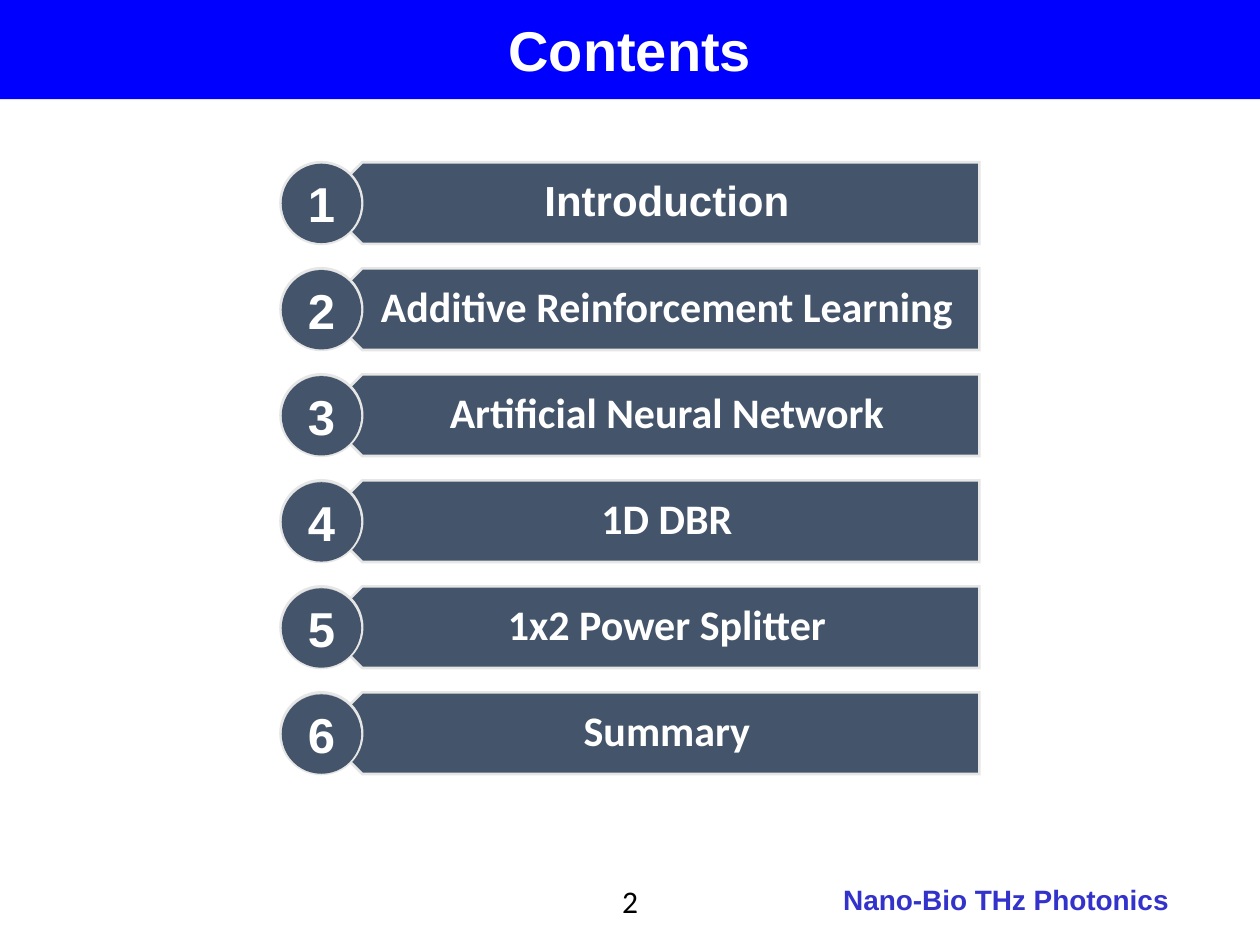
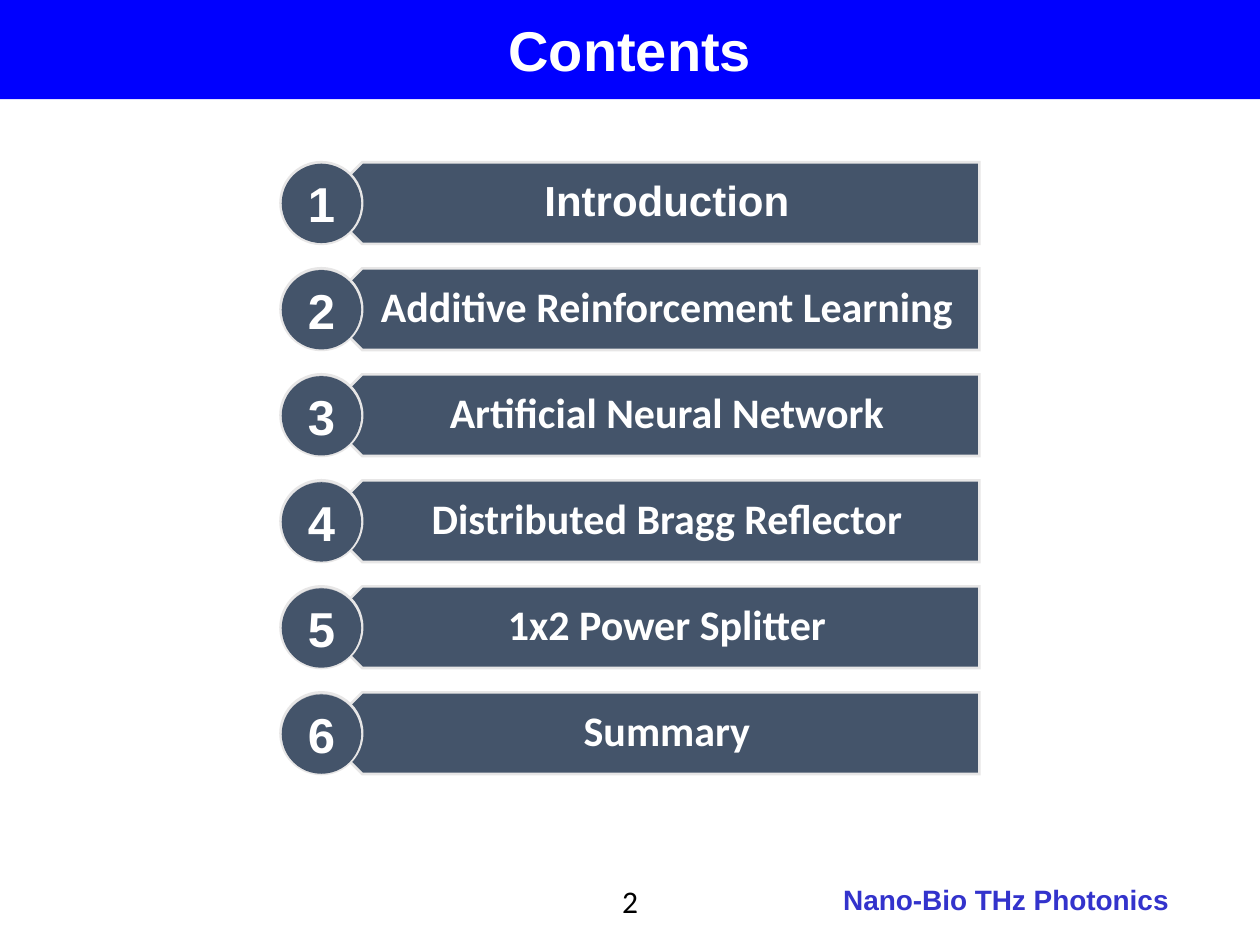
Before and after one commit to jglee96/NBTP_Lab, a slide deck: slide 2 of 개인/석사학위논문/Thesis_Presentation.pptx. Drawn at 1260x945 pixels with LibreOffice and Linux fonts; fonts in the diff are those of the drawing; background and template pictures are left out. Boxes give left, top, right and bottom in pixels: in the first picture for what was removed or moved away, otherwise in the second. Text is boxed around its words. In the diff, an @@ line names an element or a change of style, - is before the commit and + after.

```diff
--- a/개인/석사학위논문/Thesis_Presentation.pptx
+++ b/개인/석사학위논문/Thesis_Presentation.pptx
@@ text at box(432, 504, 901, 541): text changed @@
-1D DBR
+Distributed Bragg Reflector
```
Also in this commit, not shown: 1 other slide changed, 33 slides added, 9 other files.
